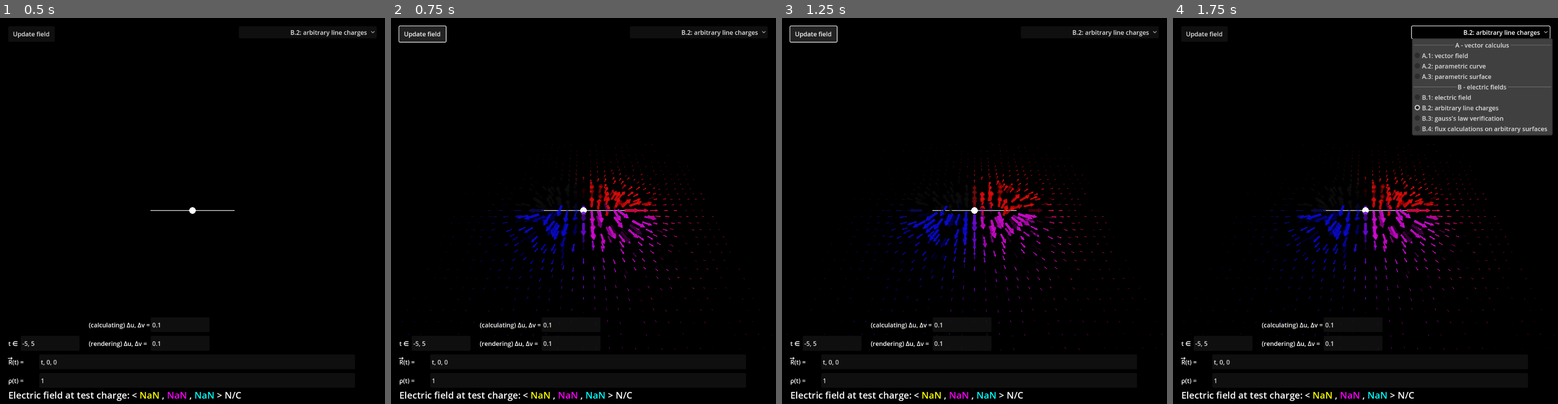
Above: before the commit, frames 1-4 (left to right).
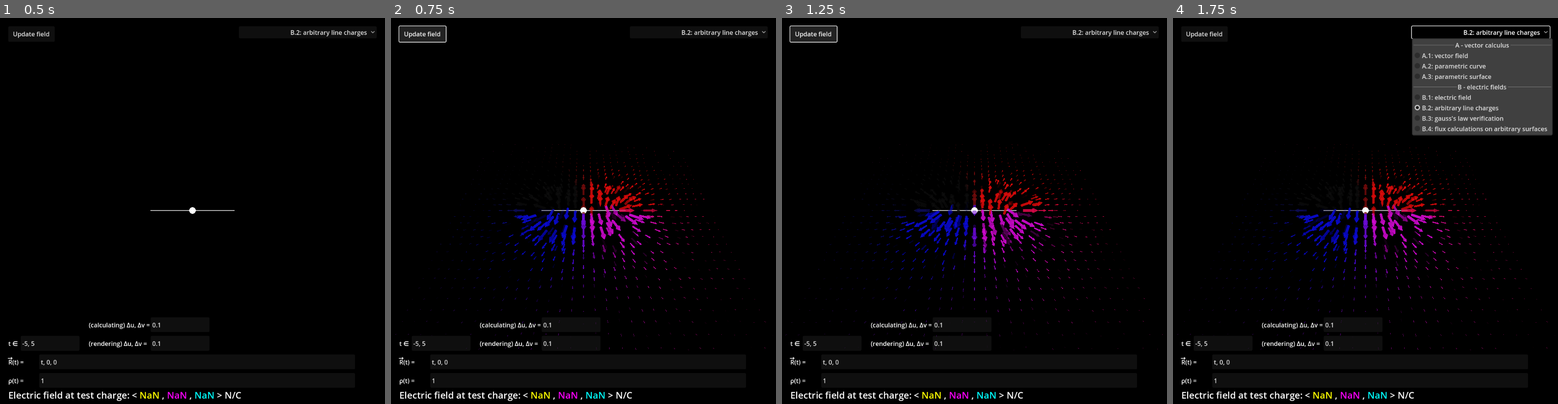
Above: after the commit, the same moments.

Repository: slotling/electromagnetism
Game: Godot game, scene res://Worlds/BaseWorlds/3d_world.tscn
Same seed, same stepped clock (60 frames per second), same inputs: the game is played once before the commit and once after it.
Inputs:
- Up to frame 1 (0.5 s): no input
- Up to frame 2 (0.75 s): click "Update field" at 0.5 s
- Up to frame 3 (1.25 s): no input
- Up to frame 4 (1.75 s): click "B.2: arbitrary line charges" at 1.25 s

Frame 1 is identical in both runs. In frame 2, 2.6% of the frame differs, in the area x 0-100%, y 32-87%; in frame 3, 2.4%; in frame 4, 2.6%.

Commit message:
[2/2] DONE!!!!

Diff:
--- a/Scenes/canvas_layers/information_inputs/function_input_updater.gd
+++ b/Scenes/canvas_layers/information_inputs/function_input_updater.gd
@@ -5,12 +5,15 @@
 @export var node_paths_of_function_inputs: Array[NodePath]
 
 func _ready() -> void:
+	await get_tree().process_frame
+	await get_tree().process_frame
 	_on_button_pressed()
 
 func _on_button_pressed() -> void:
-	$Label.visible = true
-	await get_tree().process_frame
-	await get_tree().process_frame
+	if visible:
+		$Label.visible = true
+		await get_tree().process_frame
+		await get_tree().process_frame
 
 	var error_inputs = false
 	for i in node_paths_of_function_inputs:
--- a/Worlds/1_vector_fields/1_1_fields.gd
+++ b/Worlds/1_vector_fields/1_1_fields.gd
@@ -128,14 +128,15 @@
 
 	for i in instance_count:
 		var info = drawing_list[i]
+
+		if init:
+			var offset = randf_range(0, 1)
+			MM.set_instance_custom_data(i, Color(offset * cycle_length, 0, 0, 0))
+
 		if info[0] == Vector3.ZERO:
 			MM.set_instance_color(i, Color("TRANSPARENT"))
 			continue
 		var transformation = Basis.looking_at(info[0], Vector3(0, 0, -1))
-
-		if init:
-			var offset = randf_range(0, 1)
-			MM.set_instance_custom_data(i, Color(offset * cycle_length, 0, 0, 0))
 
 		var magnitude = info[0].length()
 		var finalscale = Vector3.ONE * min(max(config.draw.MinSize, magnitude / calculated_settings["magmax"] * config.draw.BaseSize) if not is_zero_approx(magnitude) else 0.0, config.draw.MaxSize) * config.draw.MultSize
--- a/Worlds/5_electric_charge/5_4_arbitrary_charge_distributions.tscn
+++ b/Worlds/5_electric_charge/5_4_arbitrary_charge_distributions.tscn
@@ -126,18 +126,7 @@
 [node name="LineEdit" parent="ParametricRangeInput/Control/ParameterSubinput4" index="0"]
 text = "0.1"
 
-[node name="FunctionInputUpdater" parent="." index="8" instance=ExtResource("9_e60ko")]
-visible = false
-node_paths_with_script_instance = Array[NodePath]([NodePath("../Charges/PathCharge/Path"), NodePath("..")])
-node_paths_of_function_inputs = Array[NodePath]([NodePath("../FunctionInput"), NodePath("../FunctionInput2"), NodePath("../ParametricRangeInput")])
-
-[node name="Button" parent="FunctionInputUpdater" index="0"]
-offset_left = 584.0
-offset_top = 888.0
-offset_right = 720.0
-offset_bottom = 928.0
-
-[node name="FunctionInput2" parent="." index="9" instance=ExtResource("7_e0x5d")]
+[node name="FunctionInput2" parent="." index="8" instance=ExtResource("7_e0x5d")]
 node_path_with_script_instance = NodePath("../Charges/PathCharge/Path")
 entries = 1
 variable_names = Array[String](["t"])
@@ -151,6 +140,17 @@
 [node name="LineEdit" parent="FunctionInput2/Control" index="0"]
 text = "1"
 
+[node name="FunctionInputUpdater" parent="." index="9" instance=ExtResource("9_e60ko")]
+visible = false
+node_paths_with_script_instance = Array[NodePath]([NodePath("../Charges/PathCharge/Path"), NodePath("..")])
+node_paths_of_function_inputs = Array[NodePath]([NodePath("../FunctionInput"), NodePath("../FunctionInput2"), NodePath("../ParametricRangeInput")])
+
+[node name="Button" parent="FunctionInputUpdater" index="0"]
+offset_left = 584.0
+offset_top = 888.0
+offset_right = 720.0
+offset_bottom = 928.0
+
 [editable path="Charges/PathCharge"]
 [editable path="TestChargeCanvasLayer"]
 [editable path="FunctionInput"]
Not shown: 1 places in Worlds/5_electric_charge/5_4_arbitrary_charge_distributions.tscn that only renumber resources
